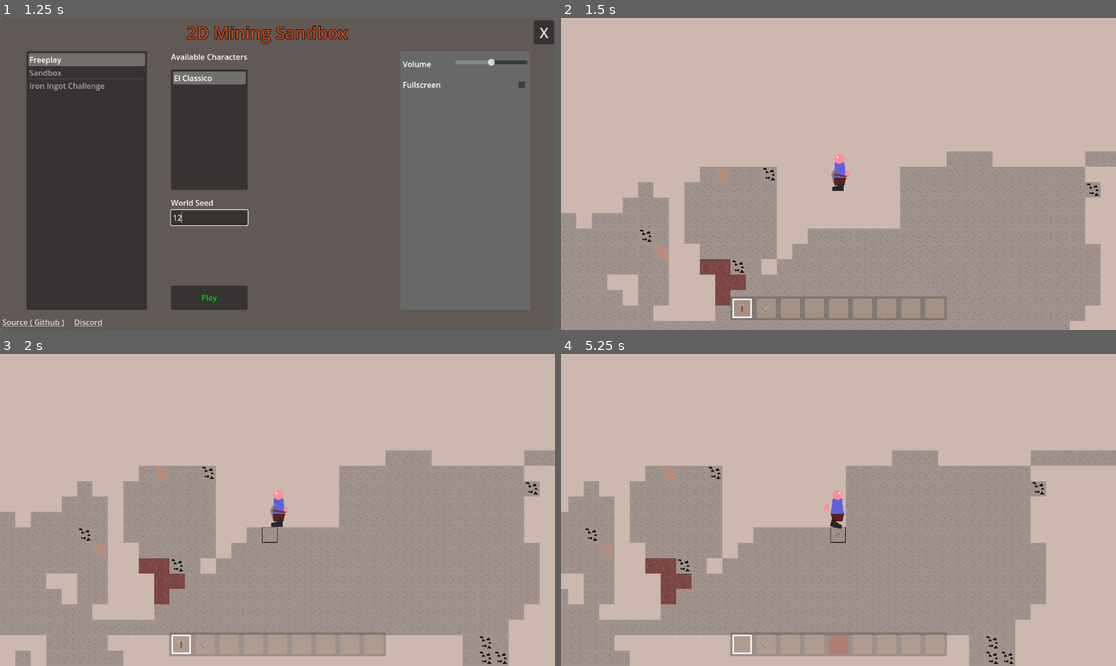
Above: before the commit, frames 1-4 (two rows, left to right).
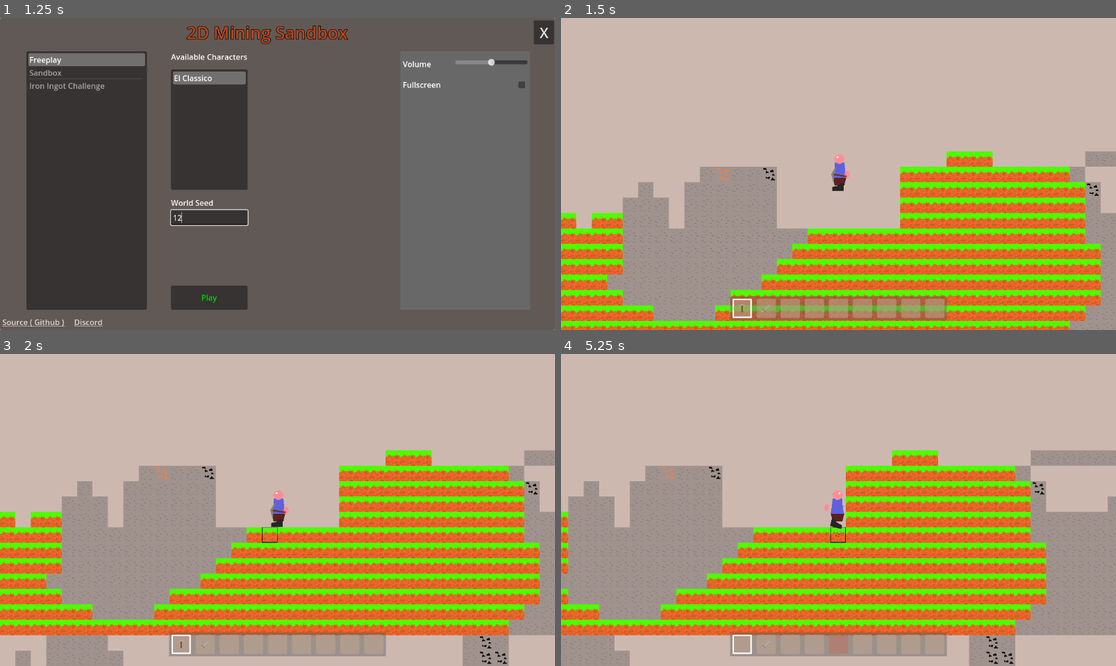
Above: after the commit, the same moments.

Repository: Griiimon/2D-Mining-Sandbox
Game: Godot game, scene res://game/startup.tscn
The game is run twice, just before and just after one commit, with the same random seed, the same clock (stepped at 60 frames per second) and the same inputs. The engine's default icon, where the game draws it, is replaced by a stand-in: a white triangle on a blue panel in a dark square.
Inputs (mouse positions are in pixels of both pictures, inside the frame that each line leads up to):
- Up to frame 1 (1.25 s): click (210, 217) at 0.52 s; type "12" at 0.6 s
- Up to frame 2 (1.5 s): click "Play" at 1.25 s
- Up to frame 3 (2 s): no input
- Up to frame 4 (5.25 s): tap Enter at 2 s; move the mouse to (744, 644) at 2.02 s; hold D (right) 2.03-3.53 s; click (744, 644) at 2.1 s; tap Up (jump) at 2.27, 3.02, 4.52 s; move the mouse to (766, 644) at 2.77 s; tap F (change_block_state) at 2.85 s; click (766, 644) at 2.92 s; move the mouse to (788, 644) at 3.52 s; hold A (left) 3.53-4.28 s; tap X (drop_item) at 3.6 s; click (788, 644) at 3.67 s; move the mouse to (816, 644) at 4.27 s; hold D (right) from 4.28 s (still down); tap E (next_hotbar_item) at 4.35 s; click (816, 644) at 4.42 s; move the mouse to (838, 644) at 5.02 s; tap Q (previous_hotbar_item) at 5.1 s; click (838, 644) at 5.17 s

Frame 1 is identical in both runs. In frame 2, 37% of the frame differs, in the area x 0-100%, y 42-100%; in frame 3, 39%; in frame 4, 39%, in the area x 0-100%, y 30-91%.

Commit message:
Update large_caves.tres

Diff:
--- a/game/world/terrain generator/generators/large_caves.tres
+++ b/game/world/terrain generator/generators/large_caves.tres
@@ -9,6 +9,7 @@
 [ext_resource type="Resource" uid="uid://8qexa73jgb56" path="res://game/blocks/godot block/godot_block.tres" id="6_cdd3r"]
 [ext_resource type="Resource" uid="uid://cjykj5i260i0c" path="res://game/blocks/air block/air_block.tres" id="7_sqj32"]
 [ext_resource type="Script" path="res://game/world/terrain generator/terrain_generator.gd" id="8_g8it4"]
+[ext_resource type="Resource" uid="uid://mmw13x1t1pjw" path="res://game/blocks/grass block/grass_block.tres" id="9_bjedn"]
 
 [sub_resource type="FastNoiseLite" id="FastNoiseLite_busjf"]
 frequency = 0.0287
@@ -100,9 +101,13 @@
 
 [sub_resource type="Resource" id="Resource_o38dw"]
 script = ExtResource("2_ud22x")
-blocks = Array[Resource("res://game/blocks/block.gd")]([ExtResource("1_ava8k")])
+blocks = Array[Resource("res://game/blocks/block.gd")]([ExtResource("9_bjedn"), ExtResource("1_ava8k")])
 noise = SubResource("FastNoiseLite_3f4av")
 noise_threshold = 0.0
+
+[sub_resource type="Curve" id="Curve_ghaag"]
+_data = [Vector2(0, 0.320755), 0.0, 1.4, 0, 0, Vector2(1, 1), 0.0, 0.0, 0, 0]
+point_count = 2
 
 [sub_resource type="Resource" id="Resource_pmnpt"]
 script = ExtResource("3_0sel7")
@@ -110,6 +115,7 @@
 max_height = 10
 distribution = SubResource("Resource_o38dw")
 ignore_height = false
+height_curve = SubResource("Curve_ghaag")
 
 [resource]
 script = ExtResource("8_g8it4")
Not shown: 1 places in game/world/terrain generator/generators/large_caves.tres that only renumber resources
